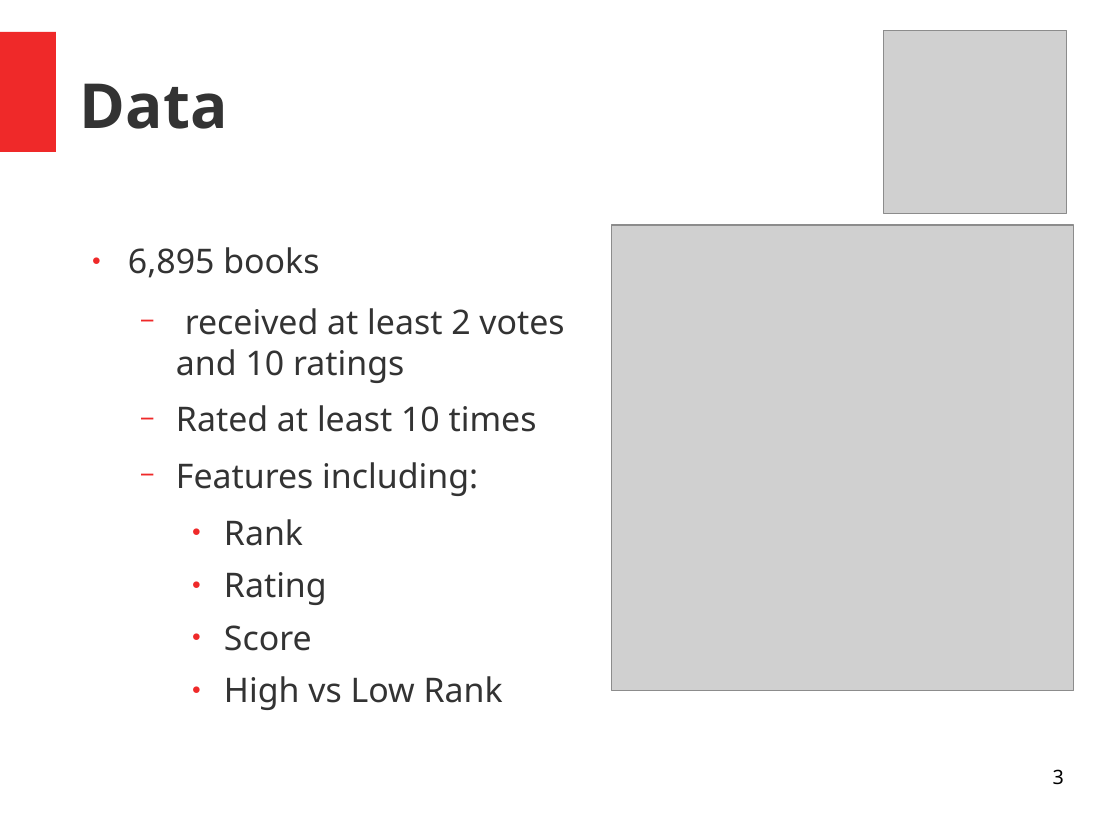
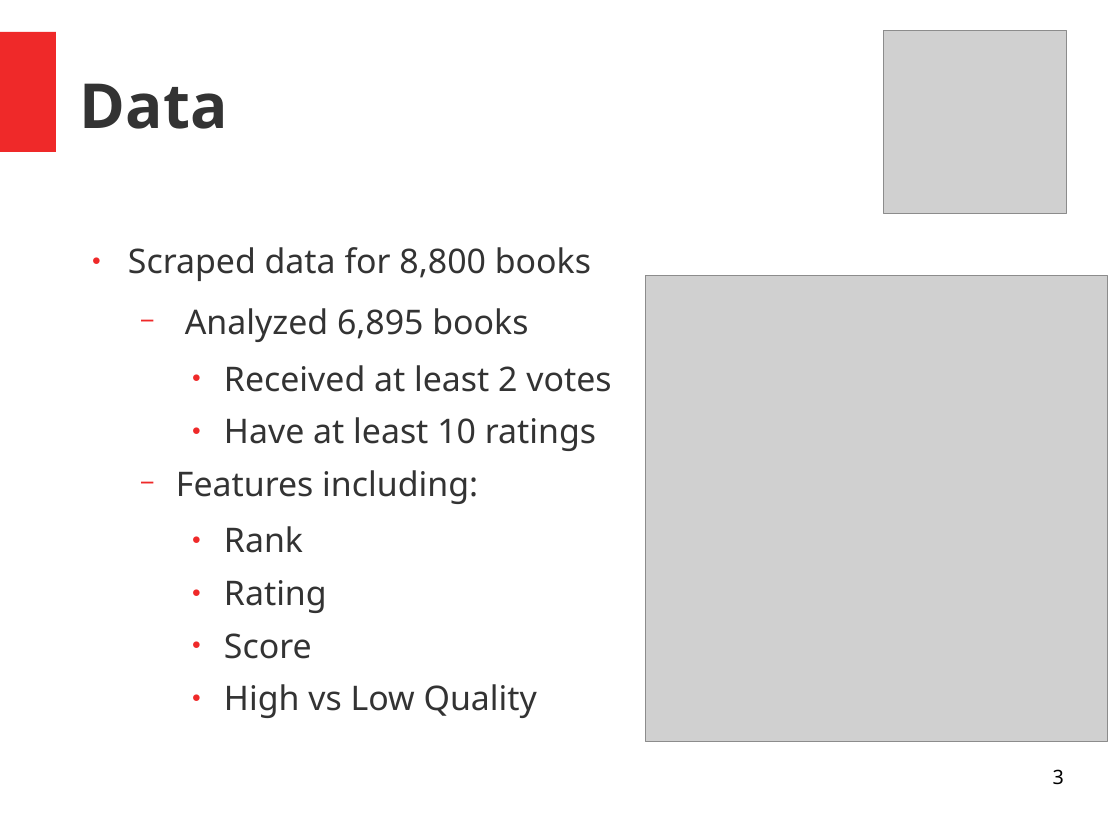
Before and after one commit to Shredder42/must_read_books, a slide deck: slide 3 of presentation.odp. Drawn at 1120x840 pixels with LibreOffice and Linux fonts; fonts in the diff are those of the drawing; grey boxes stand for pictures. Boxes give left, top, right and bottom in pixels: in the first picture for what was removed or moved away, otherwise in the second. Text is boxed around its words. In the diff, an @@ line names an element or a change of style, - is before the commit and + after.

```diff
--- a/presentation.odp
+++ b/presentation.odp
@@ text at <box>128,247,611,451</box>: text changed @@
-● 6,895 books
-  − received at least 2 votes and 10 ratings
-  − Rated at least 10 times
+● Scraped data for 8,800 books
+  − Analyzed 6,895 books
+    ● Received at least 2 votes
+    ● Have at least 10 ratings
@@ picture: place and size @@
-picture at <box>612,225,1074,691</box>
+picture at <box>645,275,1108,742</box>
@@ text at <box>224,684,537,718</box>: text changed @@
-    ● High vs Low Rank
+    ● High vs Low Quality
```
Also in this commit, not shown: 4 other slides changed, 1 slide added, 1 slide removed, 2 other files.
